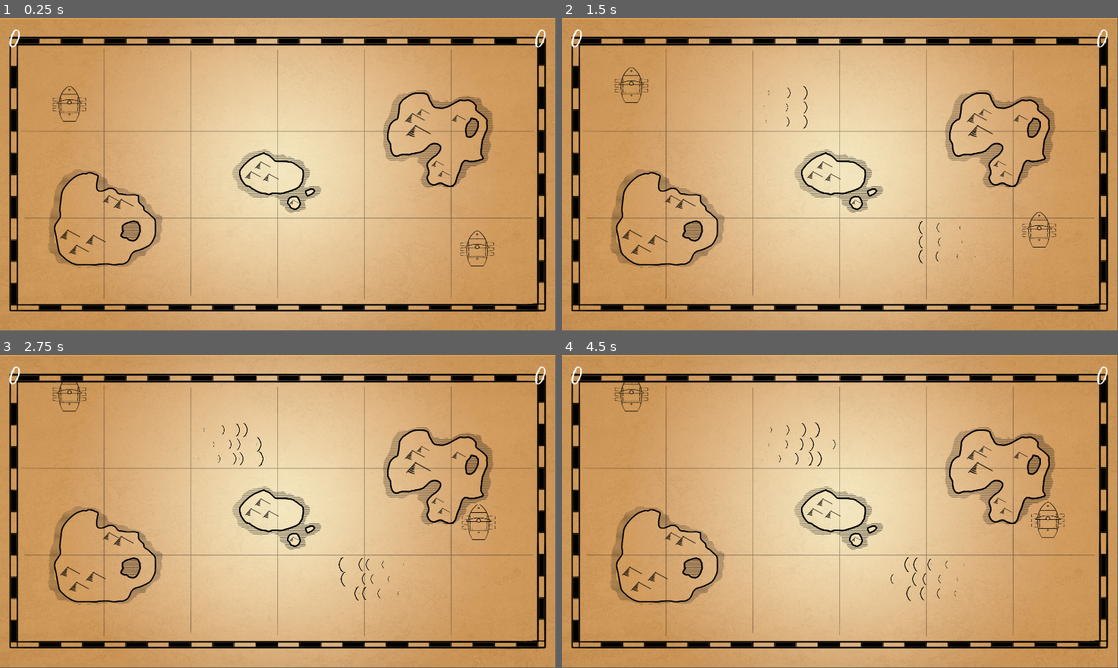
Above: before the commit, frames 1-4 (two rows, left to right).
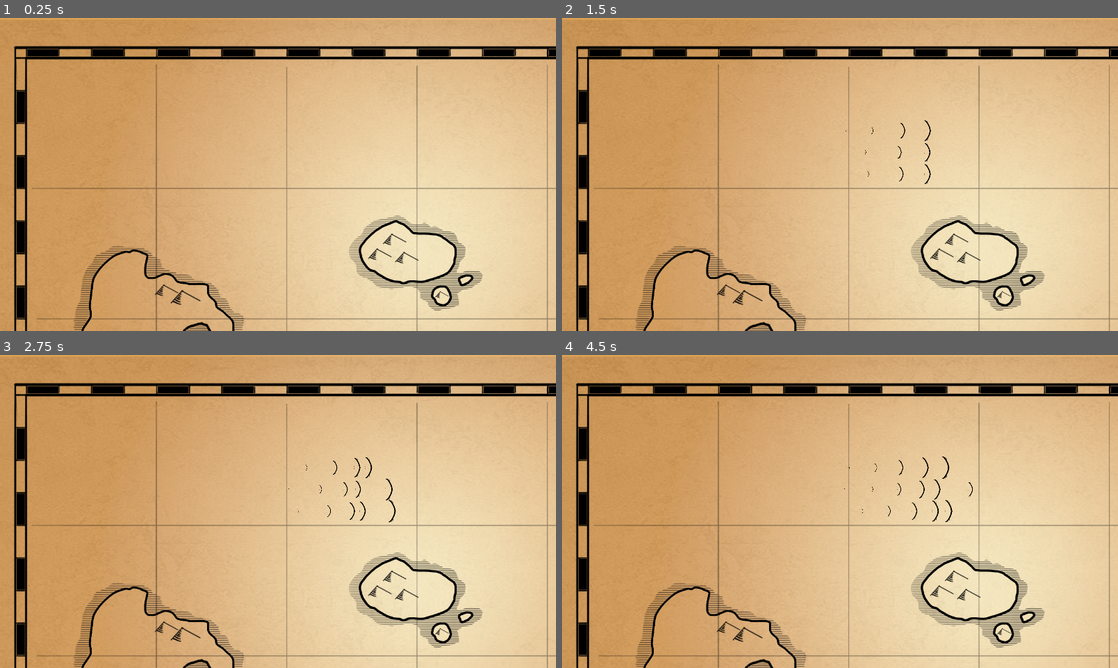
Above: after the commit, the same moments.

Repository: jservant/HighSails
Game: Godot game, scene res://Scenes/Basically Done/Main.tscn
The game is run twice, just before and just after one commit, with the same random seed, the same clock (stepped at 60 frames per second) and the same inputs.
Inputs:
- Up to frame 1 (0.25 s): no input
- Up to frame 2 (1.5 s): no input
- Up to frame 3 (2.75 s): no input
- Up to frame 4 (4.5 s): tap R (restart) at 4.15 s
In our replay, the window is 799x449 before the commit and 800x450 after it. These sizes can differ from the game's own. Grey fills any space a smaller window leaves; there, only what the larger window draws over its background counts as a difference.

The runs differ from the first frame. In frame 1, 60% of the frame differs, in the area x 0-100%, y 0-100%; in frame 2, 60%; in frame 3, 60%; in frame 4, 60%.

Commit message:
Proper 4 player support!!!

Diff:
--- a/Scenes/Basically Done/HUD.tscn
+++ b/Scenes/Basically Done/HUD.tscn
@@ -12,7 +12,6 @@
 margin_right = 103.0
 margin_bottom = 133.0
 custom_fonts/font = SubResource( 1 )
-text = "0"
 align = 1
 
 [node name="P2Score" type="Label" parent="."]
@@ -21,7 +20,6 @@
 margin_left = -103.0
 margin_bottom = 133.0
 custom_fonts/font = SubResource( 1 )
-text = "0"
 align = 1
 
 [node name="P3Score" type="Label" parent="."]
@@ -30,7 +28,6 @@
 margin_top = -133.0
 margin_right = 103.0
 custom_fonts/font = SubResource( 1 )
-text = "0"
 align = 1
 
 [node name="P4Score" type="Label" parent="."]
@@ -41,7 +38,6 @@
 margin_left = -103.0
 margin_top = -133.0
 custom_fonts/font = SubResource( 1 )
-text = "0"
 align = 1
 
 [node name="YouWin" type="Label" parent="."]
--- a/Scenes/Basically Done/Main.tscn
+++ b/Scenes/Basically Done/Main.tscn
@@ -20,11 +20,20 @@
 texture = ExtResource( 6 )
 
 [node name="Player" parent="." instance=ExtResource( 2 )]
-position = Vector2( 240, 300 )
+position = Vector2( 2312, 229 )
+player_index = 0
 
 [node name="Player2" parent="." instance=ExtResource( 2 )]
-position = Vector2( 1650, 800 )
+position = Vector2( 2140, 419 )
 player_index = 1
+
+[node name="Player3" parent="." instance=ExtResource( 2 )]
+position = Vector2( 2647, 781 )
+player_index = 2
+
+[node name="Player4" parent="." instance=ExtResource( 2 )]
+position = Vector2( 2549, 410 )
+player_index = 3
 
 [node name="ShotManager" type="Node2D" parent="."]
 script = ExtResource( 5 )
@@ -42,10 +51,10 @@
 [node name="Spawns" type="Node" parent="."]
 
 [node name="Spawn0" parent="Spawns" instance=ExtResource( 7 )]
-position = Vector2( 240, 260 )
+position = Vector2( 214, 227 )
 
 [node name="Spawn1" parent="Spawns" instance=ExtResource( 7 )]
-position = Vector2( 500, 260 )
+position = Vector2( 455, 229 )
 spawnValue = 1
 
 [node name="Spawn2" parent="Spawns" instance=ExtResource( 7 )]
@@ -61,7 +70,7 @@
 spawnValue = 4
 
 [node name="Spawn5" parent="Spawns" instance=ExtResource( 7 )]
-position = Vector2( 714, 677 )
+position = Vector2( 702, 665 )
 spawnValue = 5
 
 [node name="Spawn6" parent="Spawns" instance=ExtResource( 7 )]
--- a/Scenes/Basically Done/Player.tscn
+++ b/Scenes/Basically Done/Player.tscn
@@ -163,4 +163,5 @@
 texture = ExtResource( 7 )
 
 [node name="InvulnTimer" type="Timer" parent="."]
+wait_time = 1.5
 one_shot = true
--- a/Scripts/Main.gd
+++ b/Scripts/Main.gd
@@ -19,15 +19,27 @@
 		player.connect("playerFiredShot", shot_manager, "handleShotSpawned")
 		player.connect("gameOver", self, "whoWon")
 		match (player.player_index):
-			0: player.scoreUI = p1ScoreUI
-			1: player.scoreUI = p2ScoreUI
-			2: player.scoreUI = p3ScoreUI
-			3: player.scoreUI = p4ScoreUI
+			0:
+				player.scoreUI = p1ScoreUI
+				player.sprite.modulate = Color(1,0,0)
+				player.scoreUI.modulate = Color(1,0,0)
+			1:
+				player.scoreUI = p2ScoreUI
+				player.sprite.modulate = Color(0,0,1)
+				player.scoreUI.modulate = Color(0,0,1)
+			2:
+				player.scoreUI = p3ScoreUI
+				player.sprite.modulate = Color(0,1,0)
+				player.scoreUI.modulate = Color(0,1,0)
+			3:
+				player.scoreUI = p4ScoreUI
+				player.sprite.modulate = Color(0,1,1)
+				player.scoreUI.modulate = Color(1,1,0)
 			#assign player colors to these numbers
-	if (players.size() < 4):
-		if(players.size() < 3):
-			p3ScoreUI.text = ""
-		p4ScoreUI.text = ""
+#	if (players.size() < 4):
+#		if(players.size() < 3):
+#			p3ScoreUI.text = ""
+#		p4ScoreUI.text = ""
 
 func _process(delta):
 	if Input.is_action_just_pressed("ui_esc"):
@@ -35,8 +47,9 @@
 	if isGameOver == true:
 		if Input.is_action_just_pressed("restart"):
 			get_tree().reload_current_scene()
-	#if Input.is_joy_button_pressed()
-	#print("# of barrels in barrels: ", barrels.size())
+#	if Input.is_action_just_pressed("restart"):
+#		InputEvent.get_device()
+#	#print("# of barrels in barrels: ", barrels.size())
 
 func whoWon(playerWhoWon: int):
 	for player in players:
--- a/Scripts/Player.gd
+++ b/Scripts/Player.gd
@@ -5,7 +5,7 @@
 signal playerFiredShot(shot, position, direction)
 signal gameOver(playerWhoWon)
 
-export var player_index = 0
+export var player_index = -1
 export (int) var speedLimit = 150
 export (float) var rotation_speed = 1
 #export (int) var health = 5
@@ -38,24 +38,33 @@
 var spawnsNotChosen = []
 onready var inWindbox = false
 var wind_Direction = 0.0
-var isAlive = true
+var hasSpawned = false
+var isAlive = false
 
 func _physics_process(delta):
-	get_input()
-	rotation += rotation_dir * rotation_speed * delta
-	#linear_velocity = global_transform.basis.orthonormalized().xform(local_velocity)
-	local_velocity = move_and_slide(local_velocity)
-	#print("local velocity y: ", local_velocity.y, " acc: ", acc)
-	if !isAlive && respawnTimer.is_stopped():
-		respawn()
-	if !invulnTimer.is_stopped():
-		sprite.visible = not sprite.visible
-		lCannonSprite.visible = not lCannonSprite.visible
-		rCannonSprite.visible = not rCannonSprite.visible
-	else:
-		sprite.visible = true
-		lCannonSprite.visible = true
-		rCannonSprite.visible = true
+	if !hasSpawned and Input.is_joy_button_pressed(player_index, 11): #start
+		spawn()
+	if hasSpawned:
+		get_input()
+		rotation += rotation_dir * rotation_speed * delta
+		#linear_velocity = global_transform.basis.orthonormalized().xform(local_velocity)
+		local_velocity = move_and_slide(local_velocity)
+		#print("local velocity y: ", local_velocity.y, " acc: ", acc)
+		if !isAlive && respawnTimer.is_stopped(): #fix this
+			respawn()
+		if !invulnTimer.is_stopped():
+			sprite.visible = not sprite.visible
+			lCannonSprite.visible = not lCannonSprite.visible
+			rCannonSprite.visible = not rCannonSprite.visible
+		else:
+			sprite.visible = true
+			lCannonSprite.visible = true
+			rCannonSprite.visible = true
+
+func spawn():
+	hasSpawned = true # might be wrong with this going first
+	scoreUI.text = "0"
+	respawn()
 
 func get_input():
 	rotation_dir = 0
--- a/project.godot
+++ b/project.godot
@@ -27,11 +27,11 @@
 
 [display]
 
-window/size/width=1920
-window/size/height=1080
+window/size/width=1280
+window/size/height=720
 window/size/resizable=false
-window/size/borderless=true
-window/size/fullscreen=true
+window/stretch/mode="2d"
+window/stretch/aspect="keep"
 
 [gui]
 
Binary file changed: Art/Spr_Ship1.png
